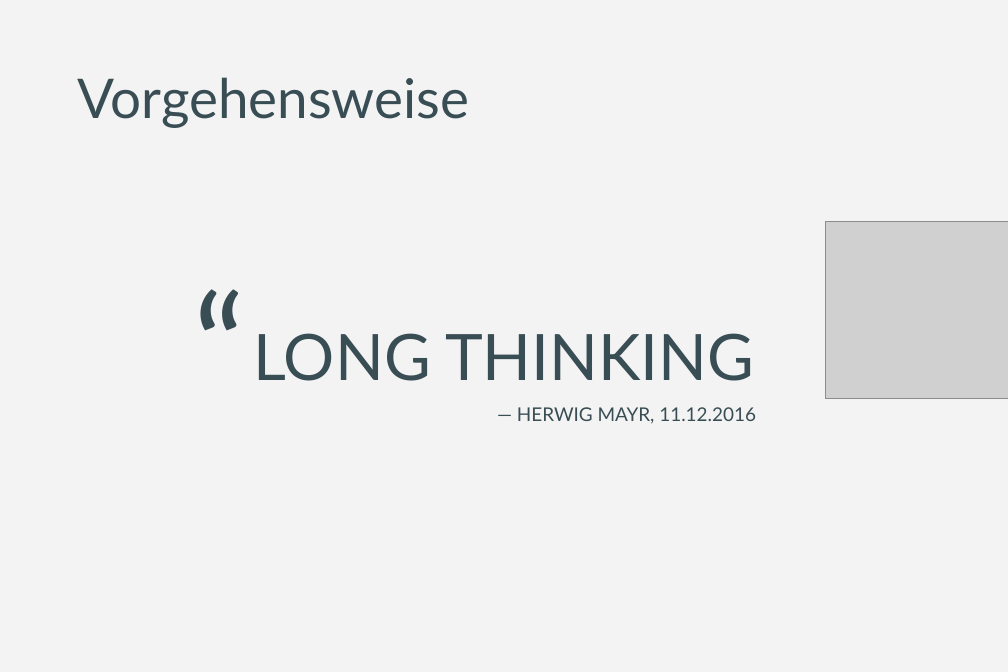
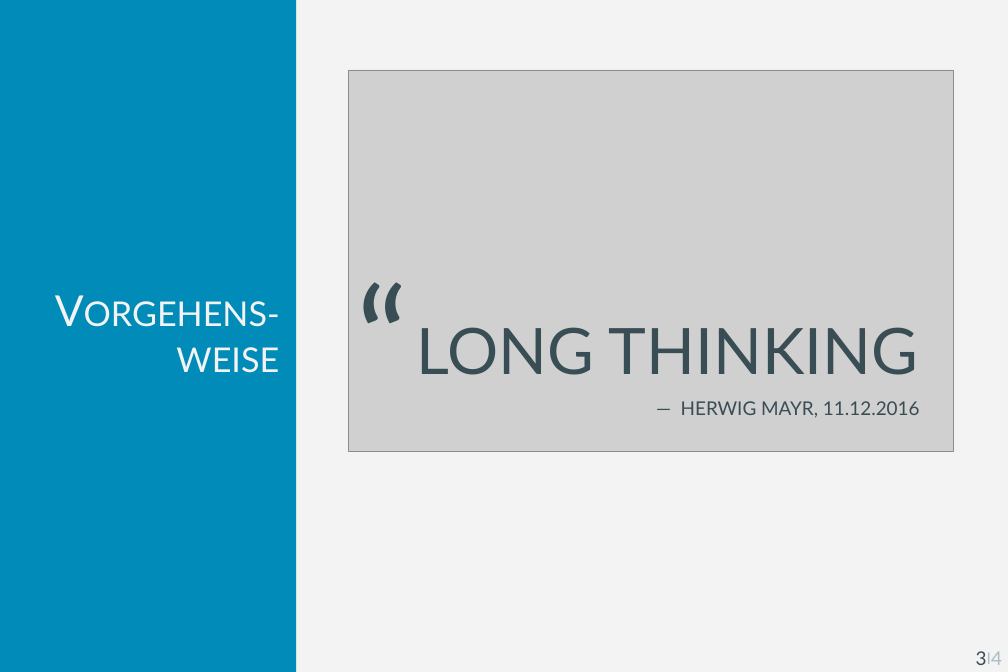
Before and after one commit to bemayr/sebsc-ba, a slide deck: slide 6 of presentations/01 overview/slides.pptm. Drawn at 1008x672 pixels with LibreOffice and Linux fonts; fonts in the diff are those of the drawing; grey boxes stand for pictures. Boxes give left, top, right and bottom in pixels: in the first picture for what was removed or moved away, otherwise in the second. Text is boxed around its words. In the diff, an @@ line names an element or a change of style, - is before the commit and + after.

Commit message:
added presentation #1

```diff
--- a/presentations/01 overview/slides.pptm
+++ b/presentations/01 overview/slides.pptm
@@ title added at [0, 0, 296, 672], fill #008BB8, 36 pt, text #F3F3F3, small capitals @@
+Vorgehens-weise
@@ title removed at [78, 77, 469, 128] @@
-Vorgehensweise
@@ picture: place and size @@
-picture at [825, 222, 1008, 399]
+picture at [348, 70, 953, 452]
@@ text "“": place and size @@
-text "“" at [185, 252, 524, 433]
+text "“" at [348, 246, 687, 427]
@@ text "LONG THINKING": place and size @@
-text "LONG THINKING" at [253, 333, 754, 381]
+text "LONG THINKING" at [417, 327, 918, 375]
@@ text "— HERWIG MAYR, 11.12.2016": place and size @@
-text "— HERWIG MAYR, 11.12.2016" at [517, 407, 756, 424]
+text "— HERWIG MAYR, 11.12.2016" at [681, 401, 920, 418]
@@ text added at [976, 651, 987, 665], 16 pt, text #394D54 @@
+3
@@ text added at [988, 650, 991, 666], 10.5 pt, text #7B9BA5 @@
+|
@@ text added at [991, 651, 1002, 665], 16 pt, text #A7BCC3 @@
+4
```
Also in this commit, not shown: 1 other slide changed, 3 slides added, 2 slides removed, 2 other files.
